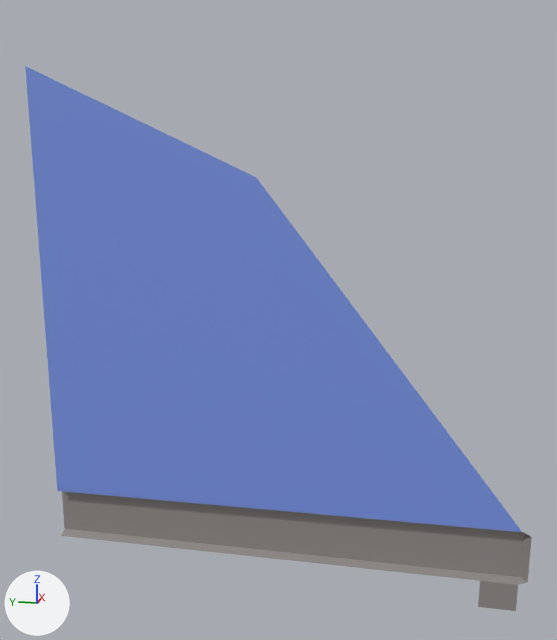
What one commit did to the OBJ model game/sources/meshes/geometry/meshes/roof_a_side_alt.obj.
Rendered twice from a camera (50 mm lens) standing at (-3.12, 0.36, 2.28) and looking at (1.03, 1.19, 1.24). Arrows for +X, +Y and +Z are at lower left; the lights stay in place. The picture after the commit comes second. Where no turn or scale is listed for an object, it has been applied to the vertices. Vertices at exactly the same position are counted once.

Before the edit, the objects in view are built like this:
```python
me_roof_a_side_alt = bpy.data.meshes.new('roof_a_side_alt')
me_roof_a_side_alt.from_pydata(...)  # 16 vertices, 8 faces; spans x 1.0..1.05, y -0.26..2.61, z -0.41..2.62
# faces by material slot: [1, 7]
me_roof_a_side_alt.materials.append(mat_roof)  # blue #7c96e7
me_roof_a_side_alt.materials.append(mat_concrete)  # grey #928d8a
# before: 0 (1.0, 2.61, 2.62) at pixel (25, 66), 1 (1.0, 1.3, 2.03) at pixel (256, 177), 2 (1.0, -0.21, -0.24) at pixel (518, 584), 8 (1.0, 2.6, -0.24) at pixel (61, 535), 9 (1.0, 2.6, 0.09) at pixel (57, 488)
# before: 10 (1.05, 2.6, -0.22) at pixel (64, 528), 11 (1.05, 2.6, 0.07), 12 (1.0, 2.6, 0.07) at pixel (57, 490), 13 (1.0, -0.21, -0.41) at pixel (515, 610), 14 (1.0, 0.0, -0.41) at pixel (478, 606)
# before: 15 (1.0, 0.0, -0.24) at pixel (479, 580)
ob_roof_a_side_alt = bpy.data.objects.new('roof_a_side_alt', me_roof_a_side_alt)
ob_roof_a_side_alt.location = (0.0, 0.0, 0.0)
```
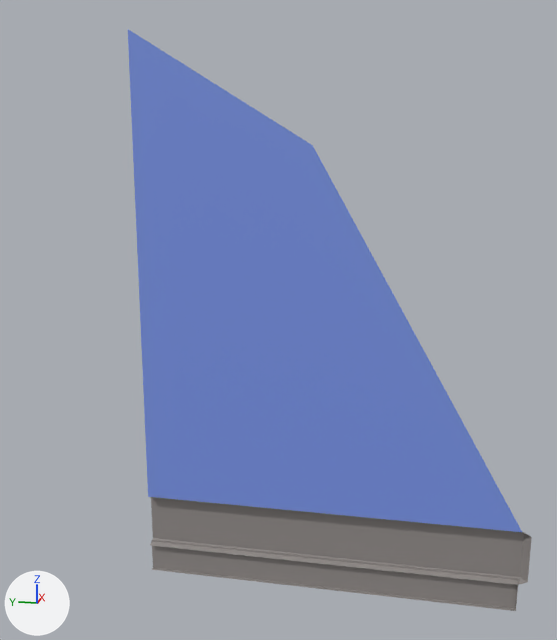
The change, as a list of edits to the scene's bpy script:
```text
Change me_roof_a_side_alt:
    used by ob_roof_a_side_alt; location = (0.0, 0.0, 0.0)
    verts and faces of me_roof_a_side_alt; kept vertices keep their numbers, new ones are numbered from 16
    remove me_roof_a_side_alt.from_pydata(...)  # 16 vertices, 8 faces; spans x 1.0..1.05, y -0.26..2.61, z -0.41..2.62
    add me_roof_a_side_alt.from_pydata(...)  # 20 vertices, 10 faces; spans x 1.0..1.05, y -0.26..2.0, z -0.41..2.8
    me_roof_a_side_alt part 1
    add delete_vertices([14, 15])  # with the faces that use them
    add for i in [*range(8, 12)]: verts[i] += (0.0, -0.6, 0.0)
    add verts[0] = (1.0, 2.0, 2.8)  # moved, pixel (127, 29)
    add verts[1] = (1.0, 1.0, 2.2)  # moved, pixel (312, 145)
    add verts[12] = (1.0, 2.0, 0.09)  # moved, pixel (148, 496)
    add verts[16] = (1.0, -0.21, -0.22)  # pixel (518, 581)
    add verts[17] = (1.0, 2.0, -0.41)  # pixel (151, 569)
    add verts[18] = (1.03, -0.21, -0.22)  # pixel (517, 578)
    add verts[19] = (1.03, -0.21, -0.41)  # pixel (515, 608)
    add verts[20] = (1.03, 2.0, -0.41)  # pixel (152, 567)
    add verts[21] = (1.03, 2.0, -0.22)  # pixel (151, 539)
    add faces += [(18, 19, 20, 21), (13, 17, 20, 19), (13, 19, 18, 16)]  # mat_concrete (grey #928d8a)
```

Changed parts and their boxes (x1, y1, x2, y2) in the pictures (557 x 640 px):
'roof_a_side_alt', reshaped (20% narrower, 7% taller)
    before: (25, 66, 532, 611)
    after: (128, 29, 532, 611)
part 1 of me_roof_a_side_alt, reshaped
    before: (25, 66, 523, 607)
    after: (128, 29, 523, 607)
